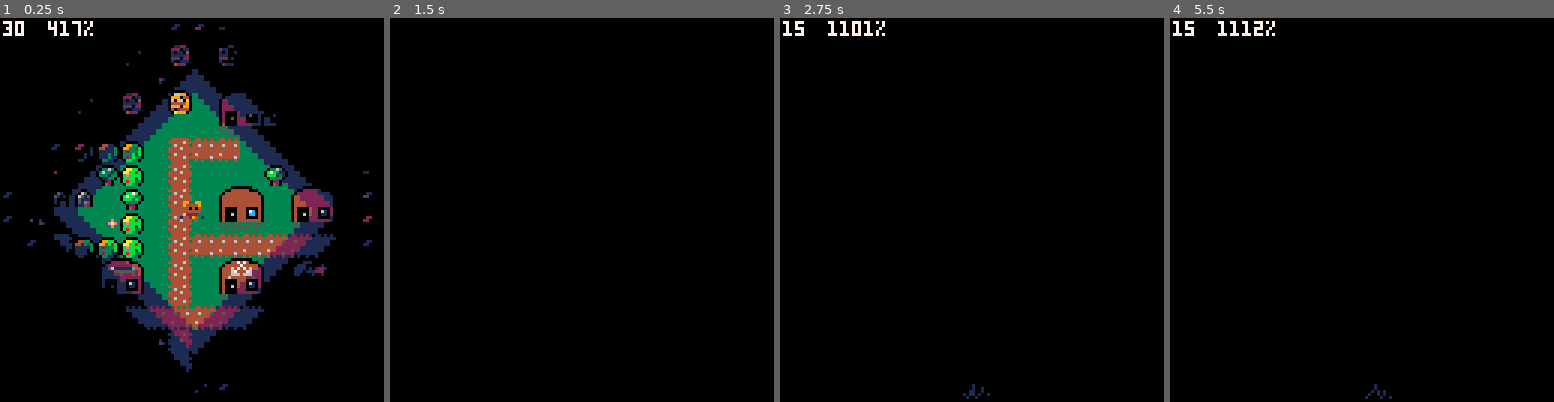
Above: before the commit, frames 1-4 (left to right).
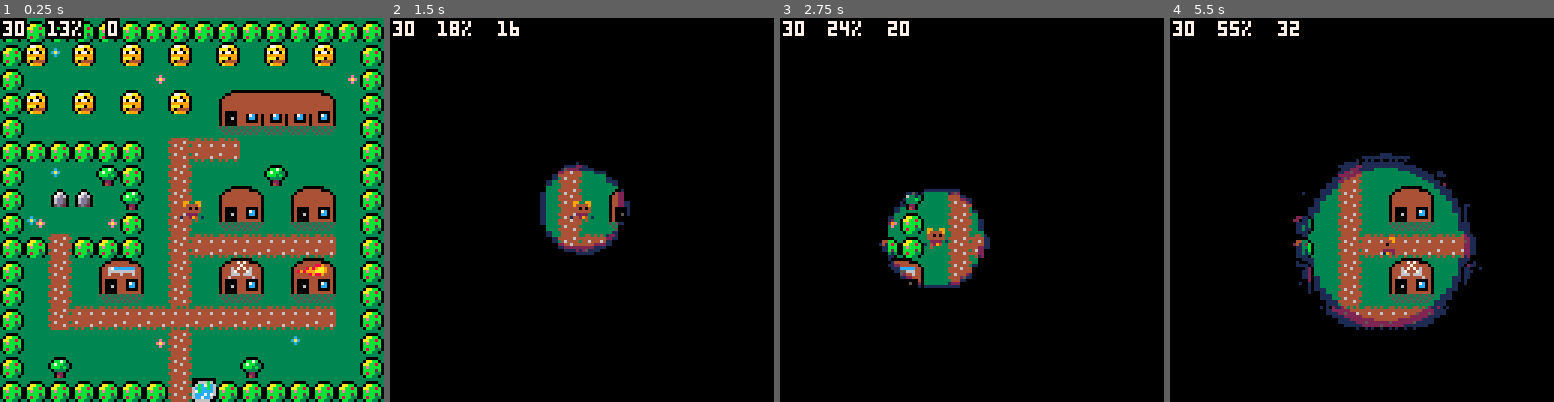
Above: after the commit, the same moments.

Repository: scizzorz/bare-quest-pico8
Game: PICO-8 cartridge barequest.p8
The game is run twice, just before and just after one commit, with the same random seed, the same clock (stepped at 60 frames per second) and the same inputs.
Inputs:
- Up to frame 1 (0.25 s): no input
- Up to frame 2 (1.5 s): tap O (Z key) at 0.33, 0.7, 1.43 s; tap X (X key) at 1.07 s
- Up to frame 3 (2.75 s): hold Left 1.97-2.37 s; tap X (X key) at 2.07, 2.4, 2.73 s; tap O (Z key) at 2.22 s; hold Down from 2.42 s (still down)
- Up to frame 4 (5.5 s): release Down at 2.82 s; hold Right 2.87-3.53 s; tap X (X key) every 0.33 s from 3.07 to 5.4 s; tap O (Z key) at 3.1, 3.98, 4.87 s; hold Up 3.58-4.08 s; hold Right 4.13-4.53 s; hold Down 4.58-5.08 s; hold Left from 5.13 s (still down)

The runs differ from the first frame. In frame 1, 70% of the frame differs, in the area x 0-100%, y 0-100%; in frame 2, 4.4%; in frame 3, 5.6%; in frame 4, 16%.

Commit message:
Add decent torch lighting

Diff:
--- a/barequest.p8
+++ b/barequest.p8
@@ -58,7 +58,7 @@
 -- memory locs
 
 screen = 0x6000
-shading_table = 0x4300
+shading_base = 0x4300
 
 
 
@@ -272,6 +272,26 @@
   }
 end
 
+-- torch lighting
+function set_light(l)
+  if not l then
+    light = 0
+    light_sq = 0
+    shade_factor = 0
+    return
+  end
+
+  if l < 8 then
+    l = 8
+  end
+  if l > 32 then
+    l = 32
+  end
+  light = l
+  light_sq = l * l / 2
+  shade_factor = shl(8, flr(l / 8))
+end
+
 -->8
 -- game config
 
@@ -294,12 +314,14 @@
 
 room = room_town
 rooms = {
-  {x=0, y=0},
-  {x=16, y=0},
-  {x=32, y=0},
-  {x=48, y=0},
+  {x=0, y=0, light=32},
+  {x=16, y=0, light=32},
+  {x=32, y=0, light=32},
+  {x=48, y=0, light=32,},
   [room_town] = {x=0, y=16},
 }
+
+set_light(rooms[room].light)
 
 portals = {
   {x=8, y=31, to_x=1, to_y=4, to_room=room_d1_f1},
@@ -323,8 +345,6 @@
 hero.y = 188
 hero:set_anim("walk_down")
 hero.dir = "down"
-light = 32
-
 
 camera_x, camera_y = 0, 0
 
@@ -370,12 +390,18 @@
         end
       end
 
-      if btnp(4) then
-        game.push(fade_out(teleport(60, 188, 1)))
-      end
-
-      if btnp(5) then
-        add(splosions, _splosion(hero.x, hero.y, hero.tile, c_red))
+      if btnp(b_o) then
+        if light >= 32 then
+          set_light(nil)
+        elseif light == nil then
+          set_light(8)
+        else
+          set_light(light + 4)
+        end
+      end
+
+      if btnp(b_x) then
+        -- add(splosions, _splosion(hero.x, hero.y, hero.tile, c_red))
       end
 
       hero:update()
@@ -384,6 +410,14 @@
     draw = function()
       cls()
       pal()
+      local clip_x, clip_y, clip_s = nil, nil, nil
+
+      if light > 0 then
+        clip_x = min(127, max(0, hero.x - camera_x - light))
+        clip_y = min(127, max(0, hero.y - camera_y - light))
+        clip_s = light * 2 + 8
+        clip(clip_x, clip_y, clip_s, clip_s)
+      end
 
       local cur_room = rooms[room]
       local l = cur_room.x * 8
@@ -397,40 +431,53 @@
 
       hero:draw()
 
-      local hx = flr8(hero.x)
-      local hy = flr8(hero.y)
-      local shades = {[0]=0, 1, 2, 3, 4, 5, 6, 7, 8, 9, 10, 11, 12, 13, 14, 15}
-      for x=1, 0 do
-
-        clip(hero.x + 8 - 8 * x, hero.y + 8 - 8 * x, hero.x + 8 * x, hero.y + 8 * x)
-        for j=0, 15 do
-          shades[j] = drk[shades[j]]
-          pal(j, shades[j], 1)
-        end
-
-      end
-
-      for x=0, 63 do
-        for y=0, 127 do
-          local addr = 0x6000 + x + y * 64
-          local dst_x = abs(x * 2 - hero.x - 4 + camera_x)
-          local dst_y = abs(y - hero.y - 4 + camera_y)
-          local dst = dst_x + dst_y
-          local shades = flr8(max(0, dst - light))
-          for i=1, shades do
-            poke(addr, peek(bor(shading_table, peek(addr))))
+      if light > 0 then
+        local hx = camera_x - hero.x - 3
+        local hy = camera_y - hero.y - 3
+        local max_clip_x = min(63, (clip_x + clip_s) / 2)
+        local max_clip_y = min(127, clip_y + clip_s)
+
+        -- this doesn't perfectly shade horizontal pixels
+        -- ...which normally isn't too much of an issue,
+        -- except near the right edge it's hideous
+        for x=clip_x / 2, max_clip_x  do
+          local lsq = light_sq + rnd(16)
+          for y=clip_y, max_clip_y do
+            -- local addr = 0x6000 + x + y * 64
+            local addr = bor(bor(0x6000, x), shl(y, 6))
+
+            local dst_x = x * 2 + hx
+            local dst_y = y + hy
+            local dst_sq = dst_x * dst_x + dst_y * dst_y
+
+            local shades = flr((dst_sq - lsq) / shade_factor)
+            local shade_color = 0x00
+
+            if shades < 5 then
+              -- shading_table = shading_base + shades * 256
+              local shading_table = shading_base + shl(shades, 8)
+              local shading_addr = shading_table + peek(addr)
+              shade_color = peek(shading_addr)
+            end
+
+            if shades > 0 then
+              poke(addr, shade_color)
+            end
           end
         end
       end
-
 
       for splosion in all(splosions) do
         splosion:draw()
       end
 
+      clip()
+
       tprint(stat(7), camera_x + 1, camera_y + 1, c_white, c_black)
 
       tprint(flr(stat(1) * 100) .. '%', camera_x + 16, camera_y + 1, c_white, c_black)
+
+      tprint(light, camera_x + 36, camera_y + 1, c_white, c_black)
     end,
   }
 end
@@ -520,6 +567,7 @@
       hero.x = to_x
       hero.y = to_y
       room = to_room
+      set_light(rooms[to_room].light)
       game.pop()
       game.push(next or fade_in())
       return true
@@ -532,12 +580,23 @@
 
 function _init()
   -- initialize shade colors
-  for x=0, 255 do
-    local left_color = band(x, 0xF)
-    local right_color = band(lshr(x, 4), 0xF)
-    poke(bor(shading_table, x), shl(drk[right_color], 4) + drk[left_color])
-  end
-end
+  for sh=0, 5 do
+    local shades = {}
+
+    for j=0, 15 do
+      shades[j] = sget(8 + sh, 32 + j)
+    end
+
+    local shading_table = shading_base + shl(sh, 8)
+
+    for x=0, 255 do
+      local left_color = band(x, 0xF)
+      local right_color = band(lshr(x, 4), 0xF)
+      poke(bor(shading_table, x), shl(shades[right_color], 4) + shades[left_color])
+    end
+  end
+end
+
 function _draw() game.draw() end
 function _update() game.update() end
 
@@ -574,22 +633,22 @@
 33333333346444434644444430b03030000000000000000000000000000000000000000033535353535353537000000000000000000000000000000000000000
 33333333444446444444446430303030000000000000000000000000000000000000000033353535353535337000000000000000000000000000000000000000
 33333333344444433434334333333333000000000000000000000000000000000000000033333333333333337000000000000000000000000000000000000000
-33333333333333333333333333333333333333330000000000000000000000008888888889988998899889980000000000000000000000000000000000000000
-33333333333388333333e33333333333333355530000000000000000000000008998899889444498894444980000000000000000000000000000000000000000
-333333333333b833333eae3333b33333335555530000000000000000000000008944449884404048844040480000000000000000000000000000000000000000
-33333333333b33333333e333333333b3355555530000000000000000000000008440404884444448844444480000000000000000000000000000000000000000
-33333333333b33333333b33333333333355555530000000000000000000000008444444818222288882222810000000000000000000000000000000000000000
-3333333333b333333333b3333b333333355555330000000000000000000000008822228888429481184294880000000000000000000000000000000000000000
-3333333333b333333333b3333333b333335555330000000000000000000000001842948188888488884888880000000000000000000000000000000000000000
-33333333333333333333333333333333333333330000000000000000000000008848848888888888888888880000000000000000000000000000000000000000
-00000000000000000000000000000000000000000000000000000000000000008888888800000000000000000000000000000000000000000000000000000000
-00000000000000000000000000000000000000000000000000000000000000008448844800000000000000000000000000000000000000000000000000000000
-00000000000000000000000000000000000000000000000000000000000000008444444800000000000000000000000000000000000000000000000000000000
-00000000000000000000000000000000000000000000000000000000000000008444444800000000000000000000000000000000000000000000000000000000
-00000000000000000000000000000000000000000000000000000000000000008444444800000000000000000000000000000000000000000000000000000000
-00000000000000000000000000000000000000000000000000000000000000008822228800000000000000000000000000000000000000000000000000000000
-00000000000000000000000000000000000000000000000000000000000000001844248100000000000000000000000000000000000000000000000000000000
-00000000000000000000000000000000000000000000000000000000000000008848848800000000000000000000000000000000000000000000000000000000
+00000077000000773333333333333333333333330000000000000000000000008888888889988998899889980000000000000000000000000000000000000000
+11100077100000773333e33333333333333355530000000000000000000000008998899889444498894444980000000000000000000000000000000000000000
+2211007721000077333eae3333b33333335555530000000000000000000000008944449884404048844040480000000000000000000000000000000000000000
+33311077310000773333e333333333b3355555530000000000000000000000008440404884444448844444480000000000000000000000000000000000000000
+42211077421000773333b33333333333355555530000000000000000000000008444444818222288882222810000000000000000000000000000000000000000
+55111077510000773333b3333b333333355555330000000000000000000000008822228888429481184294880000000000000000000000000000000000000000
+66d51077651000773333b3333333b333335555330000000000000000000000001842948188888488884888880000000000000000000000000000000000000000
+776d1077765100773333333333333333333333330000000000000000000000008848848888888888888888880000000000000000000000000000000000000000
+88221077821000770000000000000000000000000000000000000000000000008888888800000000000000000000000000000000000000000000000000000000
+94221077942100770000000000000000000000000000000000000000000000008448844800000000000000000000000000000000000000000000000000000000
+a9421077a94210770000000000000000000000000000000000000000000000008444444800000000000000000000000000000000000000000000000000000000
+bb331077b31000770000000000000000000000000000000000000000000000008444444800000000000000000000000000000000000000000000000000000000
+ccd51077c10000770000000000000000000000000000000000000000000000008444444800000000000000000000000000000000000000000000000000000000
+dd511077d10000770000000000000000000000000000000000000000000000008822228800000000000000000000000000000000000000000000000000000000
+ee421077e21000770000000000000000000000000000000000000000000000001844248100000000000000000000000000000000000000000000000000000000
+f9421077f51000770000000000000000000000000000000000000000000000008848848800000000000000000000000000000000000000000000000000000000
 00000000000000000000000000000000000000000000000000000000000000008888888800000000000000000000000000000000000000000000000000000000
 00000000000000000000000000000000000000000000000000000000000000008899888800000000000000000000000000000000000000000000000000000000
 00000000000000000000000000000000000000000000000000000000000000008894448800000000000000000000000000000000000000000000000000000000
